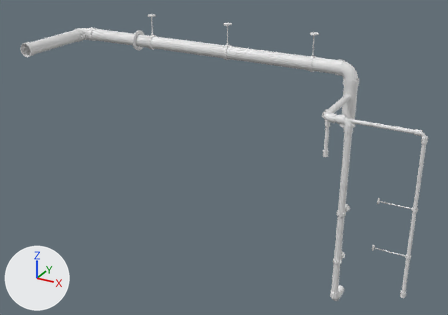
What one commit did to the glTF model game/assets/props/boiler_pipework.glb.
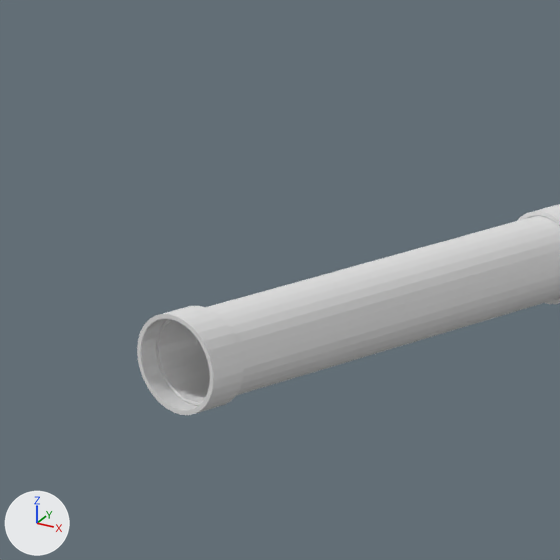
Each version appears first whole from a 50 mm camera at (14.452, -5.996, 1.315) aimed at (11.114, 0.074, -1.72), and next in a close-up on the part from 0% to 18% of the width and 0% to 25% of the height. The lights are fixed; the arrows at lower left show +X, +Y and +Z. The last two pictures show the newer version. Vertices at exactly the same position are counted once.

Script lines for the objects in view, before the commit:
```python
me_fittingsocket = bpy.data.meshes.new('FittingSocket')
me_fittingsocket.from_pydata(...)  # 3976 vertices, 7872 faces; spans x 8.59..13.43, y -0.56..0.68, z -3.07..-0.2
me_fittingsocket.materials.append(mat_steel)  # white #e7e7e7
me_steamfeedstraight = bpy.data.meshes.new('SteamFeedStraight')
me_steamfeedstraight.from_pydata(...)  # 8180 vertices, 17260 faces; spans x 8.6..13.42, y -0.52..0.63, z -3.06..-0.47
me_steamfeedstraight.materials.append(mat_iron)  # white #e7e7e7
ob_iron = bpy.data.objects.new('Iron', me_steamfeedstraight)
ob_iron.location = (0.0, 0.0, 0.0)
ob_steel = bpy.data.objects.new('Steel', me_fittingsocket)
ob_steel.location = (0.0, 0.0, 0.0)
```
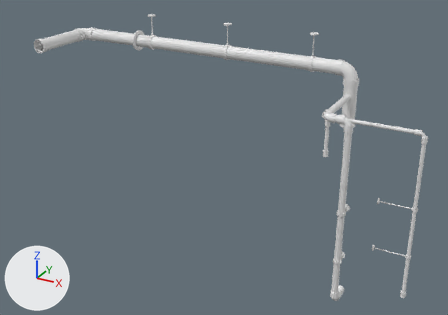
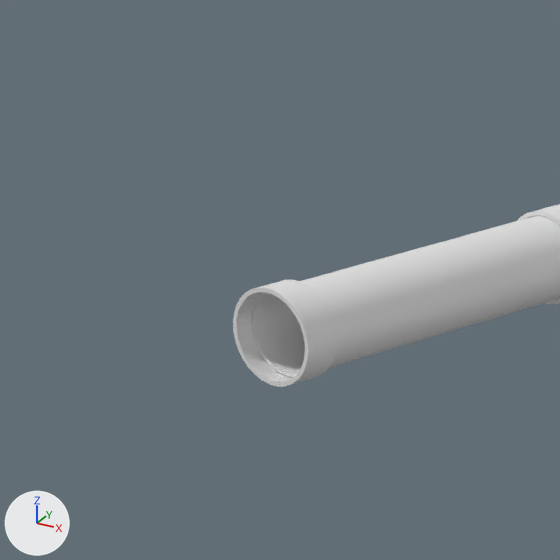
What the commit changed:
me_steamfeedstraight is used by ob_iron; location (0.0, 0.0, 0.0).
me_steamfeedstraight had 8180 vertices, 17260 faces and spanned x 8.6..13.42, y -0.52..0.63, z -3.06..-0.47.
me_steamfeedstraight now has 8180 vertices, 17260 faces and spans x 8.6..13.42, y -0.3..0.63, z -3.06..-0.47.
me_steamfeedstraight part 1: all 64 vertices in x 8.6..8.75, y -0.52, z -0.63..-0.47 are moved by (0.0, 0.22, 0.0).
me_fittingsocket is used by ob_steel; location (0.0, 0.0, 0.0).
me_fittingsocket had 3976 vertices, 7872 faces and spanned x 8.59..13.43, y -0.56..0.68, z -3.07..-0.2.
me_fittingsocket now has 3976 vertices, 7872 faces and spans x 8.59..13.43, y -0.34..0.68, z -3.07..-0.2.
me_fittingsocket part 2: the loose piece of 128 vertices spanning x 8.59..8.76, y -0.56..-0.49, z -0.64..-0.46 is moved by (0.0, 0.22, 0.0).

Pixel boxes (x1, y1, x2, y2) of what changed, in the close-ups (560 x 560 px; the box of a moved part takes in the faces that stretch with it):
'Iron', reshaped
    before: (156, 216, 560, 405)
    after: (251, 216, 560, 377)
'Steel', reshaped
    before: (137, 204, 560, 415)
    after: (233, 204, 560, 387)
part 2 of me_fittingsocket, moved or reshaped
    before: (137, 306, 243, 415)
    after: (233, 280, 329, 387)
